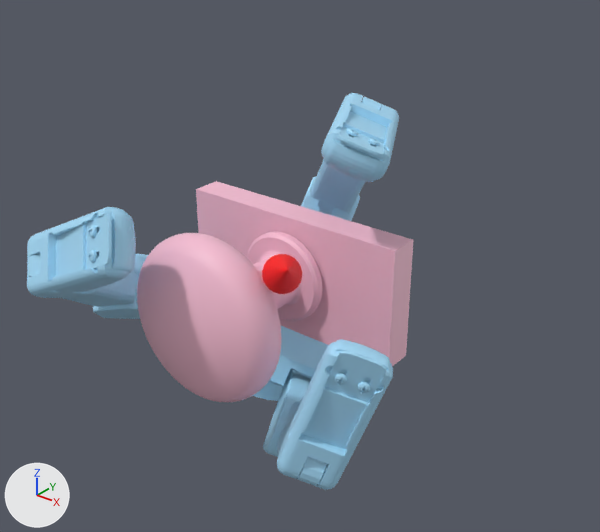
The glTF model static/assets/cond/Barrett/contactdb+door_knob/9.glb: old version first, new version second.
One viewpoint serves both versions: a camera (50 mm lens) standing at (0.192, -0.218, 0.15) and looking at (0.002, 0.019, 0.002). Arrows for +X, +Y and +Z are at lower left; the lights stay in place. Where no turn or scale is listed for an object, it has been applied to the vertices. Vertices at the same position are counted once.

Script lines for the objects in view, before the commit:
```python
me_door_knob_stl = bpy.data.meshes.new('door_knob.stl')
me_door_knob_stl.from_pydata(...)  # 7831 vertices, 15654 faces; spans x -0.05..0.05, y -0.0487..0.0263, z -0.0325..0.0325
me_door_knob_stl.materials.append(mat_defaultmaterial)
me_geometry_1 = bpy.data.meshes.new('geometry_1')
me_geometry_1.from_pydata(...)  # 8695 vertices, 17330 faces; spans x -0.108..0.074, y -0.073..0.11, z -0.108..0.07
me_geometry_1.materials.append(mat_defaultmaterial_001)
me_geometry_2 = bpy.data.meshes.new('geometry_2')
me_geometry_2.from_pydata(...)  # 75 vertices, 144 faces; spans x -0.0023..0.0446, y -0.0399..0.0025, z -0.0026..0.0363
me_geometry_2.materials.append(mat_defaultmaterial_002)
ob_door_knob_stl = bpy.data.objects.new('door_knob.stl', me_door_knob_stl)
ob_door_knob_stl.location = (0.0, 0.0, 0.0)
ob_geometry_1 = bpy.data.objects.new('geometry_1', me_geometry_1)
ob_geometry_1.location = (0.0, 0.0, 0.0)
ob_geometry_2 = bpy.data.objects.new('geometry_2', me_geometry_2)
ob_geometry_2.location = (0.0, 0.0, 0.0)
```
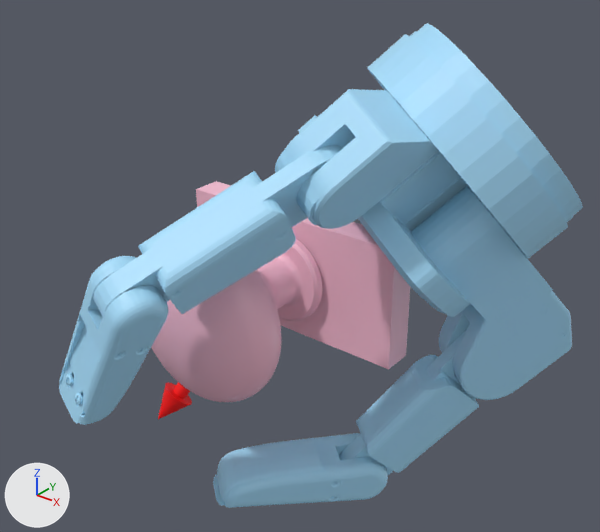
The change, as a list of edits to the scene's bpy script:
```text
Change me_geometry_1:
    used by ob_geometry_1; location = (0.0, 0.0, 0.0)
    remove me_geometry_1.from_pydata(...)  # 8695 vertices, 17330 faces; spans x -0.108..0.074, y -0.073..0.11, z -0.108..0.07
    add me_geometry_1.from_pydata(...)  # 8696 vertices, 17330 faces; spans x -0.075..0.104, y -0.085..0.094, z -0.081..0.101
    me_geometry_1 part 1: the loose piece of 347 vertices spanning x -0.091..0.014, y 0.009..0.11, z -0.1..-0.002 is multiplied about its middle by the matrix ((0.382, 0.765, -0.519), (-0.472, -0.321, -0.821), (-0.795, 0.559, 0.238)), then moved by (0.093, -0.022, 0.1)
    me_geometry_1 part 2: the loose piece of 449 vertices spanning x -0.039..0.024, y 0.036..0.087, z -0.008..0.068 is multiplied about its middle by the matrix ((0.384, 0.775, -0.501), (-0.49, -0.289, -0.822), (-0.782, 0.561, 0.269)), then moved by (0.034, -0.108, 0.016)
    me_geometry_1 part 3: the loose piece of 925 vertices spanning x -0.031..0.021, y 0.001..0.082, z -0.108..-0.036 is multiplied about its middle by the matrix ((0.26, 0.943, -0.207), (-0.166, -0.167, -0.972), (-0.951, 0.287, 0.113)), then moved by (0.017, 0.016, 0.111)
    me_geometry_1 part 4: the loose piece of 449 vertices spanning x -0.091..-0.042, y -0.069..0.008, z -0.037..0.026 is multiplied about its middle by the matrix ((0.224, 0.287, -0.931), (-0.865, -0.382, -0.326), (-0.45, 0.878, 0.163)), then moved by (0.041, 0.091, 0.006)
    me_geometry_1 part 5: the loose piece of 925 vertices spanning x -0.031..0.021, y 0.001..0.082, z -0.108..-0.036 is copied, and the copy is multiplied about its middle by the matrix ((0.353, 0.446, -0.823), (-0.784, -0.339, -0.52), (-0.51, 0.829, 0.23)), then moved by (0.083, -0.006, 0.076); it spans x 0.052..0.104, y 0.008..0.07, z -0.035..0.05
    me_geometry_1 part 6: the loose piece of 449 vertices spanning x -0.011..0.053, y -0.035..0.034, z -0.092..-0.035 is multiplied about its middle by the matrix ((0.354, 0.443, -0.824), (-0.782, -0.342, -0.52), (-0.512, 0.829, 0.226)), then moved by (0.04, 0.026, 0.021)
    me_geometry_1 part 7: the loose piece of 1647 vertices spanning x 0.03..0.074, y -0.038..-0.013, z -0.057..0.01 is multiplied about its middle by the matrix ((0.347, 0.459, -0.818), (-0.793, -0.323, -0.517), (-0.501, 0.828, 0.252)), then moved by (-0.024, 0.014, -0.046)
    me_geometry_1 part 8: 1 vertex moved within x 0.0, y -0.066, z 0.033; 1646 vertices removed from x -0.065..0.0, y -0.073..-0.046, z 0.002..0.051; 1646 vertices added at x -0.028..0.022, y -0.085..-0.063, z -0.024..0.041
    me_geometry_1 part 9: 1134 vertices removed from x -0.108..-0.01, y -0.024..0.101, z -0.053..0.018; 1646 vertices added at x -0.075..-0.037, y 0.002..0.063, z -0.059..-0.014
    me_geometry_1 part 10: 2 vertices moved within x 0.033, y -0.005..-0.004, z 0.059..0.06; 1645 vertices removed from x 0.0..0.051, y -0.006..0.059, z 0.046..0.07; 209 vertices added at x 0.028..0.07, y -0.032..0.012, z 0.044..0.088
Change me_geometry_2:
    where me_geometry_2.from_pydata(...)  # 75 vertices, 144 faces; spans x -0.0023..0.0446, y -0.0399..0.0025, z -0.0026..0.0363
    used by ob_geometry_2; location = (0.0, 0.0, 0.0)
    me_geometry_2 part 11: the whole mesh is multiplied about the mesh origin by the matrix ((0.491, 0.699, -0.52), (-0.459, -0.3, -0.837), (-0.741, 0.649, 0.173))
```

What differs and where, as boxes [x1, y1, x2, y2] in the pictures (600 x 532 px; the box of a moved part takes in the faces that stretch with it):
'geometry_1', reshaped (41% wider, 22% taller)
    before: [27, 93, 399, 490]
    after: [59, 23, 583, 508]
'geometry_2', reshaped
    before: [262, 254, 302, 294]
    after: [158, 382, 192, 419]
part 1 of me_geometry_1, moved or reshaped
    before: [253, 325, 329, 401]
    after: [298, 23, 583, 317]
part 2 of me_geometry_1, moved or reshaped
    before: [304, 97, 382, 219]
    after: [93, 145, 343, 317]
part 3 of me_geometry_1, moved or reshaped (not visible afterwards)
    before: [263, 369, 312, 457]
part 4 of me_geometry_1, moved or reshaped (not visible afterwards)
    before: [27, 254, 139, 306]
part 5 of me_geometry_1, added (blue)
    after: [411, 186, 572, 400]
part 6 of me_geometry_1, moved or reshaped
    before: [277, 401, 327, 486]
    after: [339, 330, 479, 475]
part 7 of me_geometry_1, moved or reshaped
    before: [277, 339, 393, 490]
    after: [213, 433, 388, 508]
part 8 of me_geometry_1, moved or reshaped
    before: [27, 207, 136, 298]
    after: [59, 256, 168, 425]
part 9 of me_geometry_1, moved or reshaped (not visible afterwards)
    before: [93, 177, 360, 319]
part 10 of me_geometry_1, cut back
    before: [321, 93, 399, 182]
    after: [285, 89, 439, 229]
